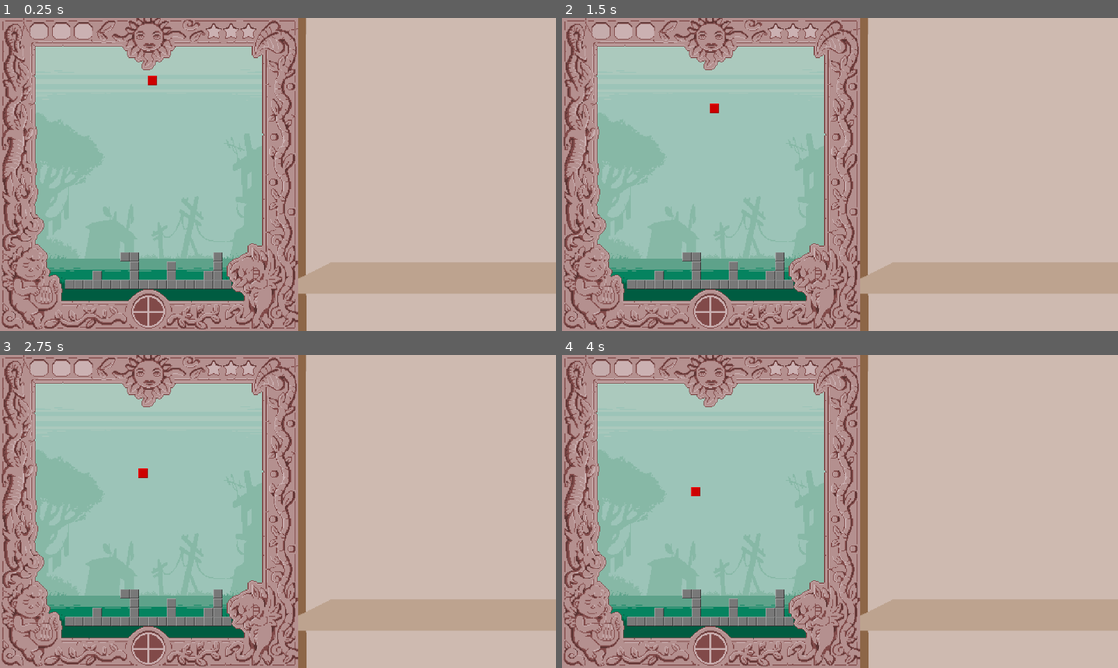
Above: before the commit, frames 1-4 (two rows, left to right).
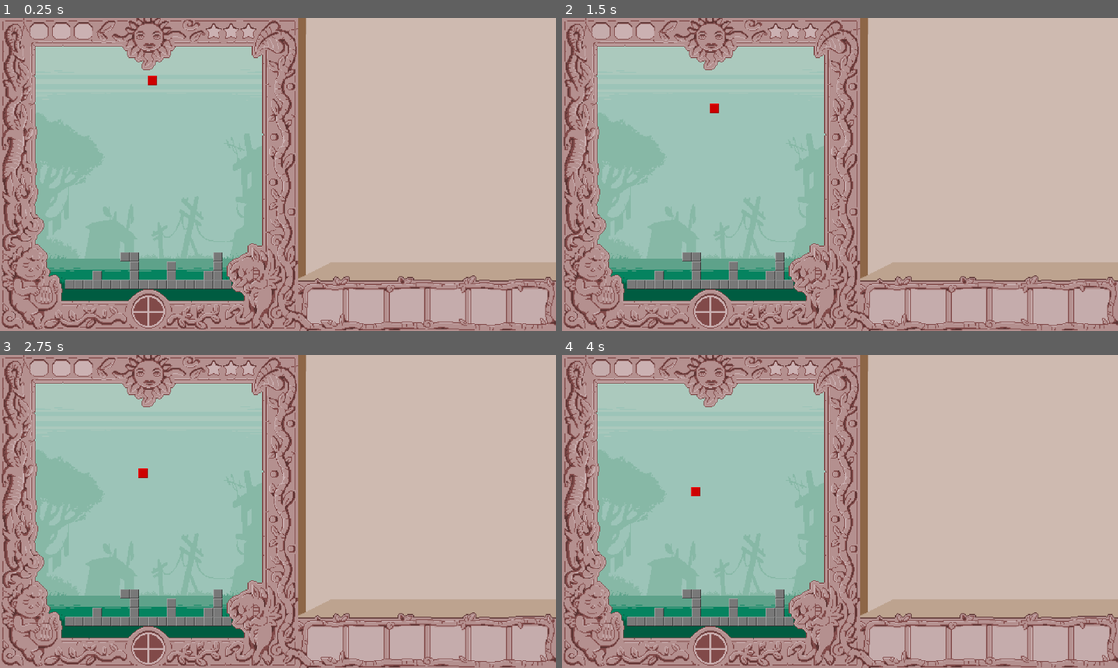
Above: after the commit, the same moments.

Repository: joaquimbrugues/santjordijam
Game: Godot game, scene res://escenes/nivell.tscn
Two runs of this game, one before a commit and one after it. Both use one fixed random seed, a clock stepped at 60 frames per second and the inputs below.
Inputs:
- Up to frame 1 (0.25 s): no input
- Up to frame 2 (1.5 s): tap Enter at 0.5 s; hold S (peça_avall) 0.53-1.28 s; tap D (peça_dreta) at 1.35 s
- Up to frame 3 (2.75 s): tap Space at 2 s; hold A (peça_esquerra) from 2.03 s (still down)
- Up to frame 4 (4 s): release A (peça_esquerra) at 2.78 s; tap W (peça_frena) at 2.85 s; tap Enter at 3.5 s; hold R (peça_gira) from 3.53 s (still down)

The runs differ from the first frame. In frame 1, 3.2% of the frame differs, in the area x 53-100%, y 82-100%; in frame 2, 3.2%; in frame 3, 3.2%; in frame 4, 3.2%.

Commit message:
Afegit sprite de la cua d'objectes

Diff:
--- a/escenes/nivell.tscn
+++ b/escenes/nivell.tscn
@@ -5,6 +5,7 @@
 [ext_resource type="PackedScene" uid="uid://eyu6uq6rd0w7" path="res://escenes/peça.tscn" id="2_r0mg4"]
 [ext_resource type="Texture2D" uid="uid://d3e10y3ieet12" path="res://recursos/sprites/taller_fons.png" id="2_vs0c2"]
 [ext_resource type="Texture2D" uid="uid://b7j7llo6x5u7o" path="res://recursos/sprites/fons_tetris.png" id="3_lkhql"]
+[ext_resource type="Texture2D" uid="uid://csw2t6od08uv3" path="res://recursos/sprites/cua_objectes.png" id="4_d5rco"]
 [ext_resource type="TileSet" uid="uid://c2kvtnnwep3qm" path="res://recursos/tilesets/placeholder.tres" id="4_e55k2"]
 [ext_resource type="Texture2D" uid="uid://cpr8xkc4tal4s" path="res://recursos/sprites/quesitos.png" id="5_l2idp"]
 [ext_resource type="Script" uid="uid://c4tbqh8stqqp3" path="res://scripts/stamina.gd" id="6_6usi0"]
@@ -92,6 +93,10 @@
 scale = Vector2(2.9912536, 2.9912536)
 texture = ExtResource("3_lkhql")
 
+[node name="CuaObjectes" type="Sprite2D" parent="Capes" unique_id=2095780757]
+position = Vector2(1470, 984)
+texture = ExtResource("4_d5rco")
+
 [node name="Peça" parent="Capes" unique_id=1585660043 instance=ExtResource("2_r0mg4")]
 position = Vector2(510, 200)
 scale = Vector2(1.0000001, 1.0000001)
Binary file added: recursos/sprites/cua_objectes.png
Not shown, added: recursos/sprites/cua_objectes.png.import
